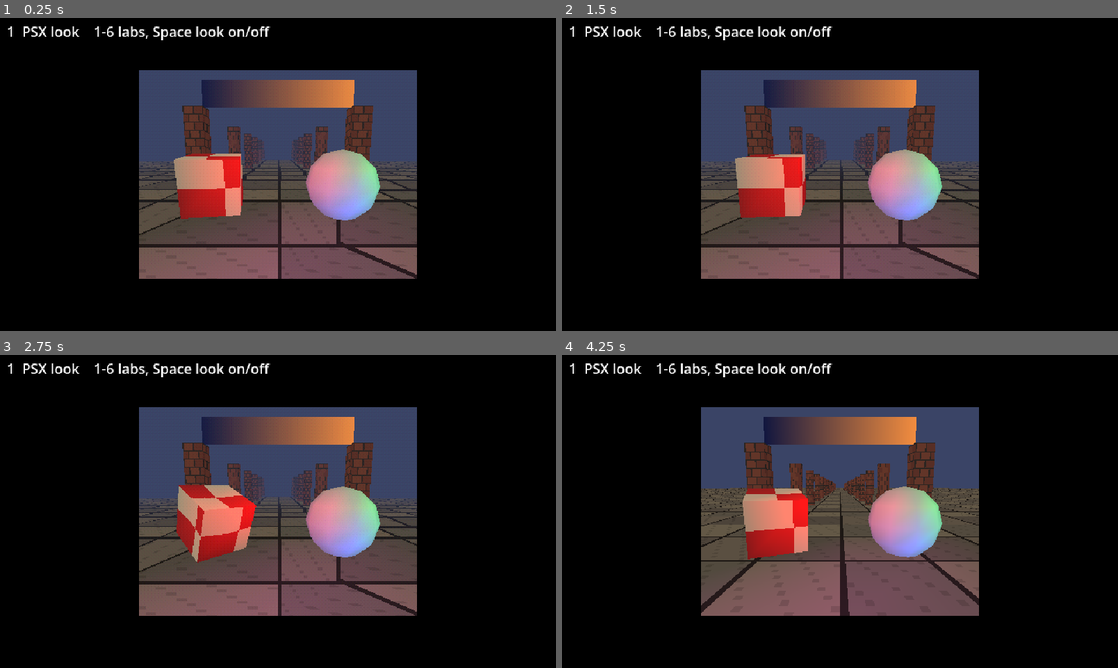
Above: before the commit, frames 1-4 (two rows, left to right).
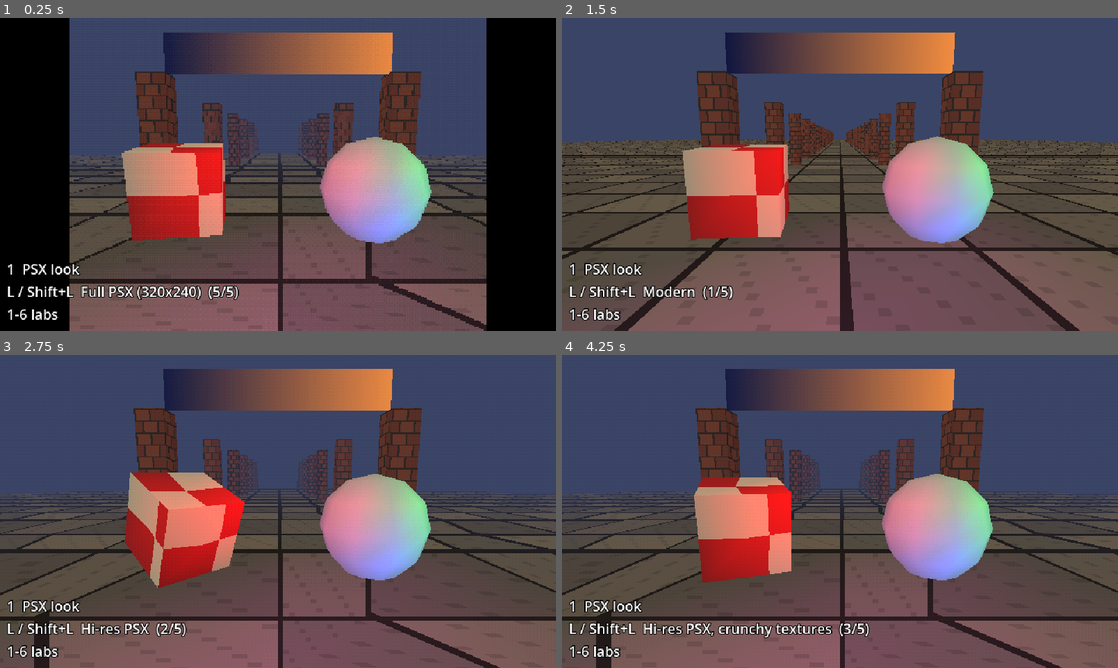
Above: after the commit, the same moments.

Repository: dragthelake/godot-psx-shader
Game: Godot game, scene res://demo/demo.tscn
Two runs of this game, one before a commit and one after it. Both use one fixed random seed, a clock stepped at 60 frames per second and the inputs below.
Inputs:
- Up to frame 1 (0.25 s): no input
- Up to frame 2 (1.5 s): tap L at 0.6 s; tap Space at 0.77, 1.07 s; tap 1 at 0.8, 1.35 s
- Up to frame 3 (2.75 s): tap Space at 1.52, 1.55, 1.82, 2.1 s; tap L at 2.3 s
- Up to frame 4 (4.25 s): tap L at 2.85 s; tap Space at 3.02, 3.32, 3.77, 3.8, 4.07 s; tap 1 at 3.05, 3.6 s

The runs differ from the first frame. In frame 1, 66% of the frame differs, in the area x 1-88%, y 0-100%; in frame 2, 88%; in frame 3, 90%; in frame 4, 90%, in the area x 0-100%, y 0-100%.

Commit message:
Run the demos live and add the look ladder (L, Shift+L)
Co-Authored-By: Claude Opus 5.5 (1M context) <noreply@anthropic.com>
Claude-Session: https://claude.ai/code/session_016GgSECx8yEvD5xaZAnm5EZ

Diff:
--- a/demo/demo.gd
+++ b/demo/demo.gd
@@ -1,6 +1,16 @@
 extends Control
-## Flips between the tk_psx labs. 1 to 6 picks a lab, Space toggles the PSX look on the
-## PSX look lab and the PsxScreen one (the other labs take --look=off on the command line).
+## Flips between the tk_psx labs and runs them live. 1 to 6 picks a lab; L steps up the
+## look ladder and Shift+L back down, from Modern to Full PSX.
+##
+## The ladder has four axes:
+## - res: the lab's 3D view rendered at the window's own resolution (filling it), at
+##   640x480 or at 320x240 (both 4:3, pillarboxed). Vertex snap stays on its 320x240
+##   grid at every resolution, so the hi-res steps still wobble.
+## - tex: textures as they are, or shrunk to 256 px on their longest side.
+## - surfaces: the PSX surface effects (vertex snap, affine textures, fog, draw distance,
+##   texture LOD). A scene that keeps its original materials (PsxScreen) goes back to
+##   them when this is off.
+## - post: the 15-bit colour and dither pass.
 
 const LABS := [
 	["PSX look", "res://addons/tk_psx/lab/psx_lab.tscn"],
@@ -8,18 +18,49 @@
 	["Particles", "res://addons/tk_psx/lab/particles_lab.tscn"],
 	["Sky (M: panorama)", "res://addons/tk_psx/lab/sky_lab.tscn"],
 	["Dissolve and x-ray", "res://addons/tk_psx/lab/sprite_fx_lab.tscn"],
-	["Plain scene through PsxScreen", "res://demo/quickstart.tscn"],
+	["Your own scene, through PsxScreen", "res://demo/quickstart.tscn"],
 ]
+const LADDER: Array[Dictionary] = [
+	{"name": "Modern", "height": 0, "tex": 0, "surfaces": false, "post": false},
+	{"name": "Hi-res PSX", "height": 0, "tex": 0, "surfaces": true, "post": true},
+	{"name": "Hi-res PSX, crunchy textures", "height": 0, "tex": 256, "surfaces": true, "post": true},
+	{"name": "Mid PSX (640x480)", "height": 480, "tex": 256, "surfaces": true, "post": true},
+	{"name": "Full PSX (320x240)", "height": 240, "tex": 256, "surfaces": true, "post": true},
+]
+## The ladder's starting step: Full PSX.
+const LADDER_DEFAULT := 4
+## Seconds between replays of one-shot particle effects.
+const REPLAY_SECONDS := 1.5
 
 var lab: Node
+var lab_index := 0
+var step := LADDER_DEFAULT
 var caption: Label
+## Draws the lab's 3D view in place of the lab's own display.
+var view: TextureRect
+var viewport: SubViewport
+var post: LookPost
+## The lab's own psx_* values, put back when the surface effects come on again.
+var _psx_params := {}
+## Texture -> its copy shrunk for the tex axis.
+var _shrunk := {}
+var _replay := 0.0
 
 
 func _ready() -> void:
 	set_anchors_preset(Control.PRESET_FULL_RECT)
+	view = TextureRect.new()
+	view.set_anchors_preset(Control.PRESET_FULL_RECT)
+	view.expand_mode = TextureRect.EXPAND_IGNORE_SIZE
+	view.mouse_filter = Control.MOUSE_FILTER_IGNORE
+	add_child(view)
 	caption = Label.new()
-	caption.position = Vector2(8, 4)
-	caption.z_index = 10
+	caption.set_anchors_and_offsets_preset(Control.PRESET_BOTTOM_LEFT, Control.PRESET_MODE_MINSIZE, 8)
+	caption.grow_vertical = Control.GROW_DIRECTION_BEGIN
+	caption.add_theme_constant_override("outline_size", 4)
+	caption.add_theme_color_override("font_outline_color", Color.BLACK)
+	add_child(caption)
+	resized.connect(_apply_res)
 	open(0)
 
 
@@ -27,13 +68,44 @@
 	if lab:
 		lab.queue_free()
 		await lab.tree_exited
+	lab_index = index
 	lab = load(LABS[index][1]).instantiate()
 	add_child(lab)
-	if caption.get_parent():
-		remove_child(caption)
-	add_child(caption)
-	var hint := "1-6 labs, Space look on/off" if lab.has_method("set_stack") or lab.has_method("set_psx") else "1-6 labs"
-	caption.text = "%d  %s    %s" % [index + 1, LABS[index][0], hint]
+	move_child(lab, 0)
+	_take_view()
+	_psx_params = {}
+	for name: String in TKLookDefaults.GLOBALS:
+		if name.begins_with("psx_"):
+			_psx_params[name] = TKPsx.get_param(name)
+	_run_live()
+	apply_step()
+
+
+## Shows the current look ladder step.
+func apply_step() -> void:
+	var look := LADDER[step]
+	_apply_res()
+	if lab.has_method("set_standard_materials"):
+		lab.set_standard_materials(not look.surfaces)
+	_apply_textures(look.tex)
+	if look.surfaces:
+		TKPsx.set_params(_psx_params)
+	else:
+		TKPsx.disable()
+	if post:
+		post.active = look.post
+	caption.text = "%d  %s\nL / Shift+L  %s  (%d/%d)\n1-6 labs" % [lab_index + 1, LABS[lab_index][0],
+			look.name, step + 1, LADDER.size()]
+
+
+func _process(delta: float) -> void:
+	_replay += delta
+	if _replay < REPLAY_SECONDS:
+		return
+	_replay = 0.0
+	for p in _descendants(lab):
+		if p is CPUParticles3D and p.one_shot and not p.emitting:
+			p.restart()
 
 
 func _unhandled_input(event: InputEvent) -> void:
@@ -42,7 +114,100 @@
 		return
 	if key.keycode >= KEY_1 and key.keycode < KEY_1 + LABS.size():
 		open(key.keycode - KEY_1)
-	elif key.keycode == KEY_SPACE and lab.has_method("set_stack"):
-		lab.set_stack(not lab.stack_on)
-	elif key.keycode == KEY_SPACE and lab.has_method("set_psx"):
-		lab.set_psx(not lab.post.active)
+	elif key.keycode == KEY_L:
+		step = posmod(step + (-1 if key.shift_pressed else 1), LADDER.size())
+		apply_step()
+
+
+## Hides the lab's own display of its SubViewport and draws that viewport here instead,
+## so the ladder can resize it.
+func _take_view() -> void:
+	viewport = null
+	post = null
+	for node in _descendants(lab):
+		if node is SubViewport and viewport == null:
+			viewport = node
+		elif node is LookPost and post == null:
+			post = node
+	if viewport == null:
+		return
+	var base := viewport.size
+	for node in _descendants(lab):
+		if node is SubViewportContainer:
+			node.stretch = false
+			node.visible = false
+		elif node is TextureRect and node.texture is ViewportTexture:
+			node.visible = false
+	viewport.render_target_update_mode = SubViewport.UPDATE_ALWAYS
+	# 2D in the viewport (labels over the scene) keeps the lab's own coordinates.
+	viewport.size_2d_override = base
+	viewport.size_2d_override_stretch = true
+	view.texture = viewport.get_texture()
+
+
+func _apply_res() -> void:
+	if viewport == null:
+		return
+	var height: int = LADDER[step].height
+	if height > 0:
+		viewport.size = Vector2i(roundi(height * 4.0 / 3.0), height)
+		view.stretch_mode = TextureRect.STRETCH_KEEP_ASPECT_CENTERED
+		view.texture_filter = CanvasItem.TEXTURE_FILTER_NEAREST
+	else:
+		# The window's own pixels, so the render fills it one to one.
+		var scale := get_viewport().get_final_transform().get_scale()
+		viewport.size = Vector2i((view.size * scale).round()).max(Vector2i.ONE)
+		view.stretch_mode = TextureRect.STRETCH_SCALE
+		view.texture_filter = CanvasItem.TEXTURE_FILTER_LINEAR
+
+
+## Every albedo texture in the lab at `size` px on its longest side, or as made (0).
+func _apply_textures(size: int) -> void:
+	for node in _descendants(lab):
+		if node is GeometryInstance3D:
+			var materials: Array[Material] = [node.material_override]
+			if node is MeshInstance3D:
+				for i in node.get_surface_override_material_count():
+					materials.append(node.get_surface_override_material(i))
+			for m in materials:
+				if m and "albedo_texture" in m:
+					_resize_texture(m, size)
+
+
+func _resize_texture(m: Material, size: int) -> void:
+	var t: Texture2D = m.albedo_texture
+	if t == null:
+		return
+	var source: Texture2D = t.get_meta(&"source", t)
+	if size == 0 or maxi(source.get_width(), source.get_height()) <= size:
+		m.albedo_texture = source
+		return
+	if not _shrunk.has(source):
+		var img := source.get_image()
+		if img.is_compressed():
+			img.decompress()
+		var k := float(size) / maxi(img.get_width(), img.get_height())
+		img.resize(maxi(1, roundi(img.get_width() * k)), maxi(1, roundi(img.get_height() * k)), Image.INTERPOLATE_BILINEAR)
+		img.generate_mipmaps()
+		var small := ImageTexture.create_from_image(img)
+		small.set_meta(&"source", source)
+		_shrunk[source] = small
+	m.albedo_texture = _shrunk[source]
+
+
+## Labs freeze water, sky, effects and particles at a fixed time so captures repeat;
+## here they run.
+func _run_live() -> void:
+	for node in [lab] + _descendants(lab):
+		if "time_override" in node:
+			node.time_override = -1.0
+		elif "water_material" in node and node.water_material and "time_override" in node.water_material:
+			node.water_material.time_override = -1.0
+		if node is CPUParticles3D:
+			if node.has_method("resume"):
+				node.resume()
+			node.restart()
+
+
+func _descendants(node: Node) -> Array[Node]:
+	return node.find_children("*", "", true, false)
--- /dev/null
+++ b/demo/plain_scene.gd
@@ -0,0 +1,64 @@
+extends Node3D
+## An ordinary scene built with StandardMaterial3D, standing in for your own: 512 px
+## textures (made here from a fixed seed, so no image files are needed), a turning
+## crate, a bobbing ball and a camera that drifts, so the vertex snap and affine warp
+## show while it moves. PsxScreen converts it.
+
+const TEXTURE_SIZE := 512
+
+var _time := 0.0
+@onready var _box: MeshInstance3D = $Box
+@onready var _ball: MeshInstance3D = $Ball
+@onready var _camera: Camera3D = $Camera
+@onready var _camera_start := _camera.position
+
+
+func _ready() -> void:
+	_texture($Ground, bricks(TEXTURE_SIZE, Color("6b5d4a"), Color("3a3128"), 8, 8, 1))
+	_texture($Box, bricks(TEXTURE_SIZE, Color("a8442c"), Color("e8d8b0"), 4, 4, 2))
+	_texture($Ball, bricks(TEXTURE_SIZE, Color("2f9e8f"), Color("e0f0e8"), 16, 8, 3))
+	var stone := bricks(TEXTURE_SIZE, Color("8a8a96"), Color("45454f"), 4, 12, 4)
+	for pillar in ["Pillar1", "Pillar2", "Pillar3", "Pillar4"]:
+		_texture(get_node(pillar), stone)
+
+
+func _process(delta: float) -> void:
+	_time += delta
+	_box.rotation.y = _time * 0.5
+	_ball.position.y = 0.6 + 0.3 * sin(_time * 1.7)
+	_camera.position = _camera_start + Vector3(sin(_time * 0.3) * 1.5, 0.0, 0.0)
+
+
+func _texture(mesh: MeshInstance3D, texture: Texture2D) -> void:
+	var m: StandardMaterial3D = mesh.get_surface_override_material(0)
+	m.albedo_texture = texture
+	m.albedo_color = Color.WHITE
+
+
+## A brick wall texture: `columns` by `rows` bricks of `brick` with `mortar` between, every
+## other row offset by half a brick, each brick shaded a little and speckled by noise.
+static func bricks(size: int, brick: Color, mortar: Color, columns: int, rows: int, seed: int) -> ImageTexture:
+	var noise := FastNoiseLite.new()
+	noise.seed = seed
+	noise.frequency = 0.05
+	var rng := RandomNumberGenerator.new()
+	rng.seed = seed
+	var shades := []
+	for i in columns * rows:
+		shades.append(rng.randf_range(-0.12, 0.12))
+	var img := Image.create(size, size, false, Image.FORMAT_RGBA8)
+	var bw := size / float(columns)
+	var bh := size / float(rows)
+	var gap := maxf(2.0, size / 128.0)
+	for y in size:
+		var row := int(y / bh)
+		var shift := bw / 2.0 if row % 2 == 1 else 0.0
+		for x in size:
+			var fx := fposmod(x + shift, size)
+			var col := int(fx / bw)
+			var in_mortar := fposmod(fx, bw) < gap or fposmod(y, bh) < gap
+			var c := mortar if in_mortar else brick.lightened(shades[row * columns + col])
+			var n := noise.get_noise_2d(x, y) * 0.15
+			img.set_pixel(x, y, Color(c.r + n, c.g + n, c.b + n))
+	img.generate_mipmaps()
+	return ImageTexture.create_from_image(img)
--- a/demo/plain_scene.tscn
+++ b/demo/plain_scene.tscn
@@ -1,4 +1,6 @@
-[gd_scene load_steps=9 format=3]
+[gd_scene load_steps=10 format=3]
+
+[ext_resource type="Script" path="res://demo/plain_scene.gd" id="1_plain"]
 
 [sub_resource type="Environment" id="env"]
 background_mode = 1
@@ -8,6 +10,7 @@
 
 [sub_resource type="StandardMaterial3D" id="ground_mat"]
 albedo_color = Color(0.45, 0.4, 0.32, 1)
+uv1_scale = Vector3(0.25, 0.25, 0.25)
 uv1_triplanar = true
 uv1_world_triplanar = true
 
@@ -34,6 +37,7 @@
 size = Vector3(1, 5, 1)
 
 [node name="PlainScene" type="Node3D"]
+script = ExtResource("1_plain")
 
 [node name="Environment" type="WorldEnvironment" parent="."]
 environment = SubResource("env")
--- a/demo/psx_screen.gd
+++ b/demo/psx_screen.gd
@@ -10,6 +10,8 @@
 var viewport: SubViewport
 var post: LookPost
 var world: Node
+## Each original StandardMaterial3D -> the PsxMaterial3D that replaced it.
+var materials := {}
 
 
 func _ready() -> void:
@@ -32,7 +34,7 @@
 	if scene:
 		world = scene.instantiate()
 		viewport.add_child(world)
-		TKPsx.convert_materials(world)
+		TKPsx.convert_materials(world, 2.0, materials)
 
 
 func _exit_tree() -> void:
@@ -47,3 +49,21 @@
 	else:
 		TKPsx.disable()
 	post.active = on
+
+
+## Puts the scene's original materials back (true), or the PSX ones (false). Sprites keep
+## the PSX sprite shader.
+func set_standard_materials(on: bool) -> void:
+	var swap := {}
+	for standard in materials:
+		if on:
+			swap[materials[standard]] = standard
+		else:
+			swap[standard] = materials[standard]
+	for mi: MeshInstance3D in world.find_children("*", "MeshInstance3D", true, false):
+		if swap.has(mi.material_override):
+			mi.material_override = swap[mi.material_override]
+		for i in mi.get_surface_override_material_count():
+			var m := mi.get_surface_override_material(i)
+			if swap.has(m):
+				mi.set_surface_override_material(i, swap[m])
Not shown, added: addons/tk_harness/rng/tk_pcg32.gd.uid
Not shown, added: addons/tk_harness/tk_args.gd.uid
Not shown, added: addons/tk_look/generated/look_constants.gdshaderinc.uid
Not shown, added: addons/tk_look/generated/tk_look_defaults.gd.uid
Not shown, added: addons/tk_look/lab/transition_lab.gd.uid
Not shown, added: addons/tk_look/post/look_pass.gd.uid
Not shown, added: addons/tk_look/post/look_post.gd.uid
Not shown, added: addons/tk_look/shaders/crt.gdshader.uid
Not shown, added: addons/tk_look/shaders/crt.gdshaderinc.uid
Not shown, added: addons/tk_look/shaders/flash_3d.gdshader.uid
Not shown, added: addons/tk_look/shaders/flash_canvas.gdshader.uid
Not shown, added: addons/tk_look/shaders/look.gdshaderinc.uid
(and 56 more such lines)
